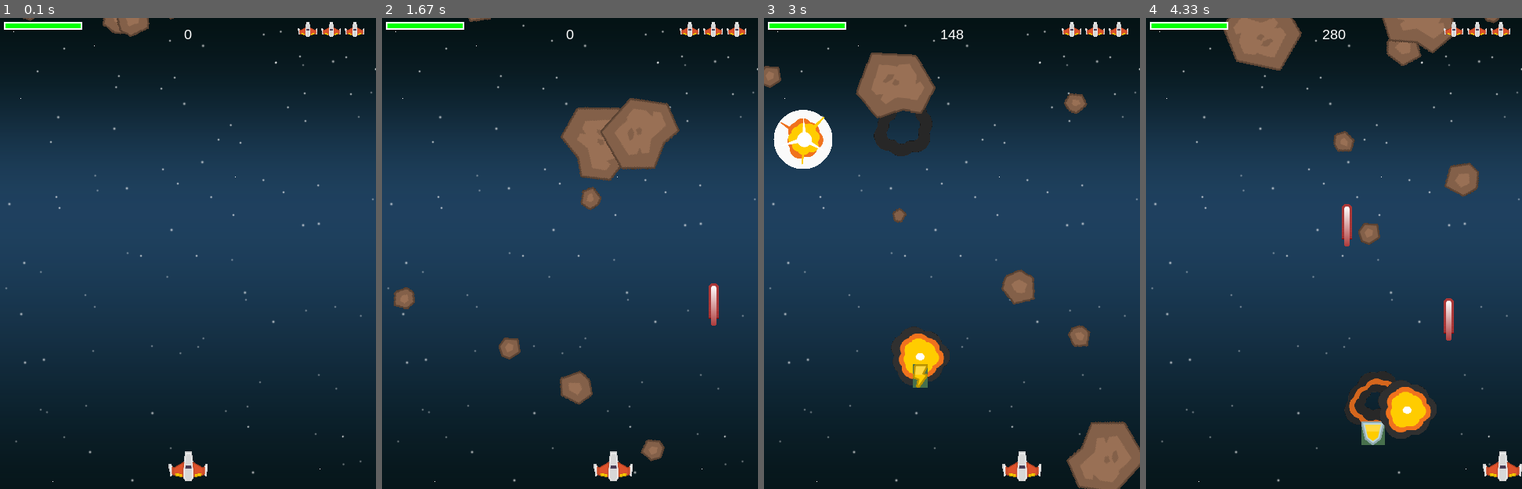
Above: before the commit, frames 1-4 (left to right).
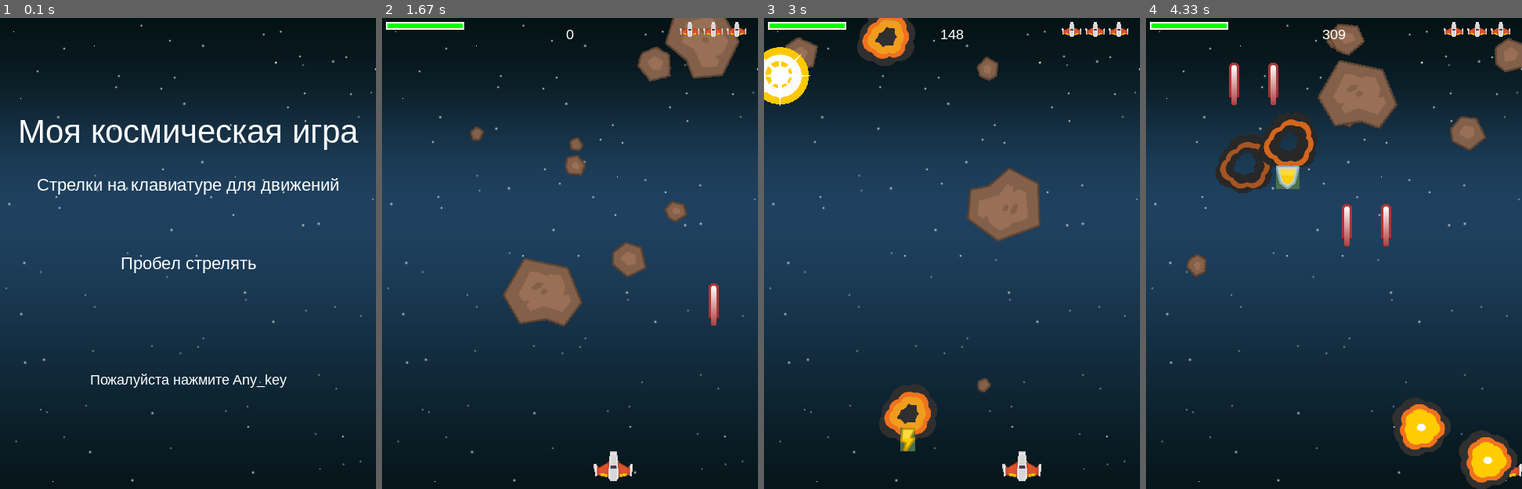
Above: after the commit, the same moments.

Repository: s-anikeeva/BasicOfAlgorithms
Game: pygame game, started from pygame-4_1.py
The game is run twice, just before and just after one commit, with the same random seed, the same clock (stepped at 60 frames per second) and the same inputs.
Inputs:
- Up to frame 1 (0.1 s): no input
- Up to frame 2 (1.67 s): hold Right 0.33-0.8 s; hold Right 0.83-1.3 s; hold Left from 1.33 s (still down); tap Space at 1.4 s
- Up to frame 3 (3 s): tap Space at 1.7, 1.97, 2.27, 2.4, 2.7 s; release Left at 1.87 s; hold Left 1.9-2.3 s; hold Right 2.33-2.97 s
- Up to frame 4 (4.33 s): hold Left 3-3.47 s; tap Space at 3.07, 3.37, 3.57, 3.87, 4.07 s; hold Right 3.5-3.97 s; hold Right from 4 s (still down)

The runs differ from the first frame. In frame 1, 4.6% of the frame differs, in the area x 1-97%, y 0-99%; in frame 2, 10%; in frame 3, 15%; in frame 4, 15%, in the area x 10-100%, y 0-100%.

Commit message:
лаба 4.10

Diff:
--- a/pygame-4_1.py
+++ b/pygame-4_1.py
@@ -190,6 +190,24 @@
         img_rect.x = x + 30 * i
         img_rect.y = y
         surf.blit(img, img_rect)
+
+def show_go_screen():
+    screen.blit(background, background_rect)
+    draw_text(screen, "Моя космическая игра", 42, WIDTH / 2, HEIGHT / 5)
+    draw_text(screen, "Стрелки на клавиатуре для движений", 22,
+              WIDTH / 2, HEIGHT  / 3)
+    draw_text(screen, "Пробел стрелять", 22,
+              WIDTH / 2, HEIGHT / 2)
+    draw_text(screen, "Пожалуйста нажмите Any_key", 18, WIDTH / 2, HEIGHT * 3 / 4)
+    pygame.display.flip()
+    waiting = True
+    while waiting:
+        clock.tick(FPS)
+        for event in pygame.event.get():
+            if event.type == pygame.QUIT:
+                pygame.quit()
+            if event.type == pygame.KEYUP:
+                waiting = False
 
 class Bullet(pygame.sprite.Sprite):
     def __init__(self, x, y):
@@ -269,8 +287,21 @@
 
 score = 0
 pygame.mixer.music.play(loops=-1)
+game_over = True
 running = True
 while running:
+    if game_over:
+        show_go_screen()
+        game_over = False
+        all_sprites = pygame.sprite.Group()
+        mobs = pygame.sprite.Group()
+        bullets = pygame.sprite.Group()
+        powerups = pygame.sprite.Group()
+        player = Player()
+        all_sprites.add(player)
+        for i in range(8):
+            newmob()
+        score = 0
     clock.tick(FPS)
     for event in pygame.event.get():
         if event.type == pygame.QUIT:
@@ -317,7 +348,7 @@
             power_sound.play()
 
     if player.lives == 0 and not death_explosion.alive():
-        running = False
+        game_over = True
 
     screen.fill(BLACK)
     screen.blit(background, background_rect)
